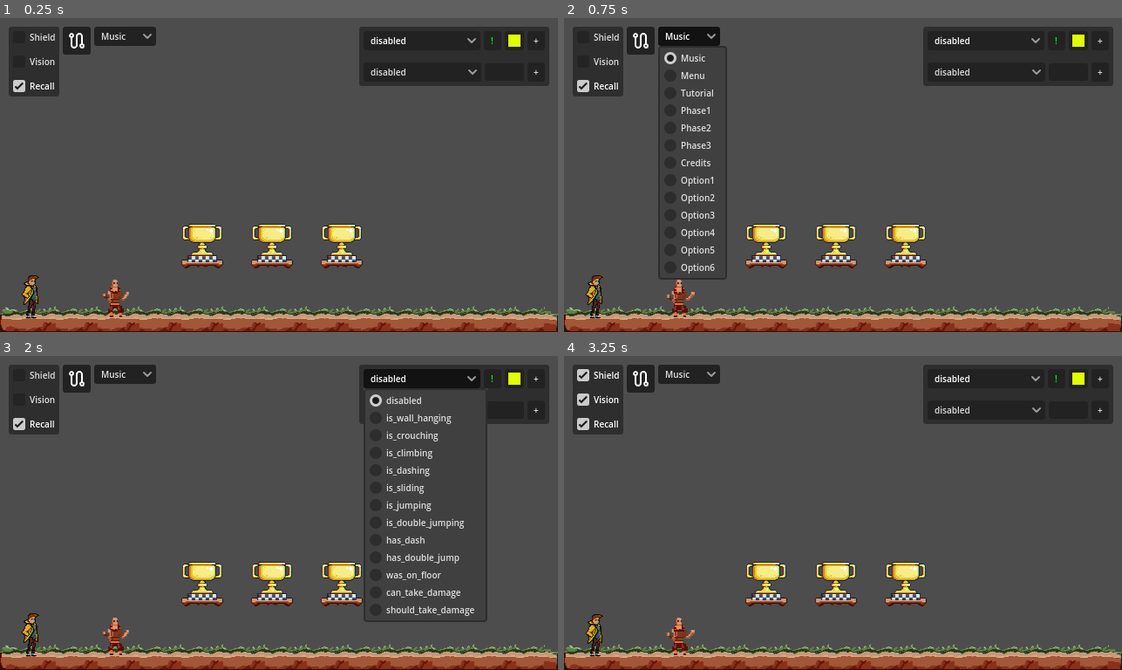
Above: before the commit, frames 1-4 (two rows, left to right).
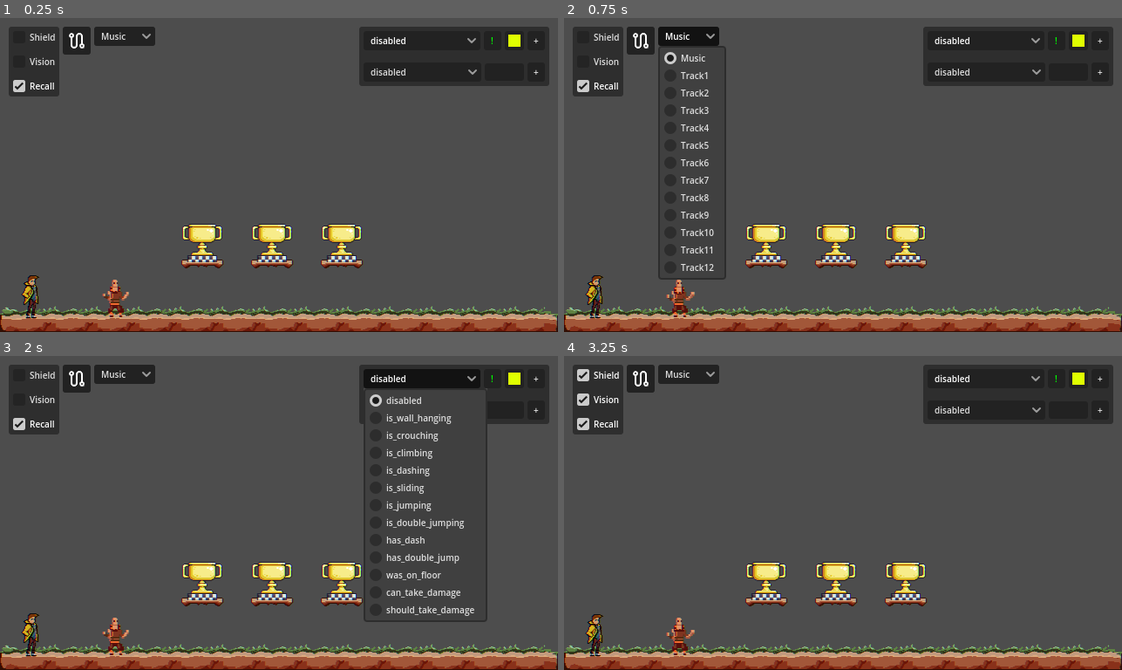
Above: after the commit, the same moments.

Repository: DeVelox/Niro
Game: Godot game, scene res://main.tscn
Same seed, same stepped clock (60 frames per second), same inputs: the game is played once before the commit and once after it.
Inputs:
- Up to frame 1 (0.25 s): no input
- Up to frame 2 (0.75 s): click "Music" at 0.5 s
- Up to frame 3 (2 s): click "disabled" at 1.25 s
- Up to frame 4 (3.25 s): click "Shield" at 2 s; click "Vision" at 2.75 s

The runs differ from the first frame. In frame 1, less than 0.1% of the frame differs, in the area x 25-28%, y 2-9%; in frame 2, 1.1%, in the area x 20-30%, y 2-83%; in frame 3, less than 0.1%; in frame 4, less than 0.1%.

Commit message:
renaming really

Diff:
--- a/main.tscn
+++ b/main.tscn
@@ -42,50 +42,50 @@
 
 [node name="Music" type="Node" parent="."]
 
-[node name="Menu" type="AudioStreamPlayer" parent="Music" groups=["music"]]
+[node name="Track1" type="AudioStreamPlayer" parent="Music" groups=["music"]]
 stream = ExtResource("3_8veaq")
 bus = &"Music"
 
-[node name="Tutorial" type="AudioStreamPlayer" parent="Music" groups=["music"]]
+[node name="Track2" type="AudioStreamPlayer" parent="Music" groups=["music"]]
 stream = ExtResource("4_r4jj7")
 bus = &"Music"
 
-[node name="Phase1" type="AudioStreamPlayer" parent="Music" groups=["music"]]
+[node name="Track3" type="AudioStreamPlayer" parent="Music" groups=["music"]]
 stream = ExtResource("5_vskql")
 bus = &"Music"
 
-[node name="Phase2" type="AudioStreamPlayer" parent="Music" groups=["music"]]
+[node name="Track4" type="AudioStreamPlayer" parent="Music" groups=["music"]]
 stream = ExtResource("6_mh2ub")
 bus = &"Music"
 
-[node name="Phase3" type="AudioStreamPlayer" parent="Music" groups=["music"]]
+[node name="Track5" type="AudioStreamPlayer" parent="Music" groups=["music"]]
 stream = ExtResource("7_bhp2t")
 bus = &"Music"
 
-[node name="Credits" type="AudioStreamPlayer" parent="Music" groups=["music"]]
+[node name="Track6" type="AudioStreamPlayer" parent="Music" groups=["music"]]
 stream = ExtResource("8_d8qfx")
 bus = &"Music"
 
-[node name="Option1" type="AudioStreamPlayer" parent="Music" groups=["music"]]
+[node name="Track7" type="AudioStreamPlayer" parent="Music" groups=["music"]]
 stream = ExtResource("9_78xnm")
 bus = &"Music"
 
-[node name="Option2" type="AudioStreamPlayer" parent="Music" groups=["music"]]
+[node name="Track8" type="AudioStreamPlayer" parent="Music" groups=["music"]]
 stream = ExtResource("10_rle7h")
 bus = &"Music"
 
-[node name="Option3" type="AudioStreamPlayer" parent="Music" groups=["music"]]
+[node name="Track9" type="AudioStreamPlayer" parent="Music" groups=["music"]]
 stream = ExtResource("11_3068b")
 bus = &"Music"
 
-[node name="Option4" type="AudioStreamPlayer" parent="Music" groups=["music"]]
+[node name="Track10" type="AudioStreamPlayer" parent="Music" groups=["music"]]
 stream = ExtResource("12_uk60m")
 bus = &"Music"
 
-[node name="Option5" type="AudioStreamPlayer" parent="Music" groups=["music"]]
+[node name="Track11" type="AudioStreamPlayer" parent="Music" groups=["music"]]
 stream = ExtResource("13_app77")
 bus = &"Music"
 
-[node name="Option6" type="AudioStreamPlayer" parent="Music" groups=["music"]]
+[node name="Track12" type="AudioStreamPlayer" parent="Music" groups=["music"]]
 stream = ExtResource("14_qv0vo")
 bus = &"Music"
